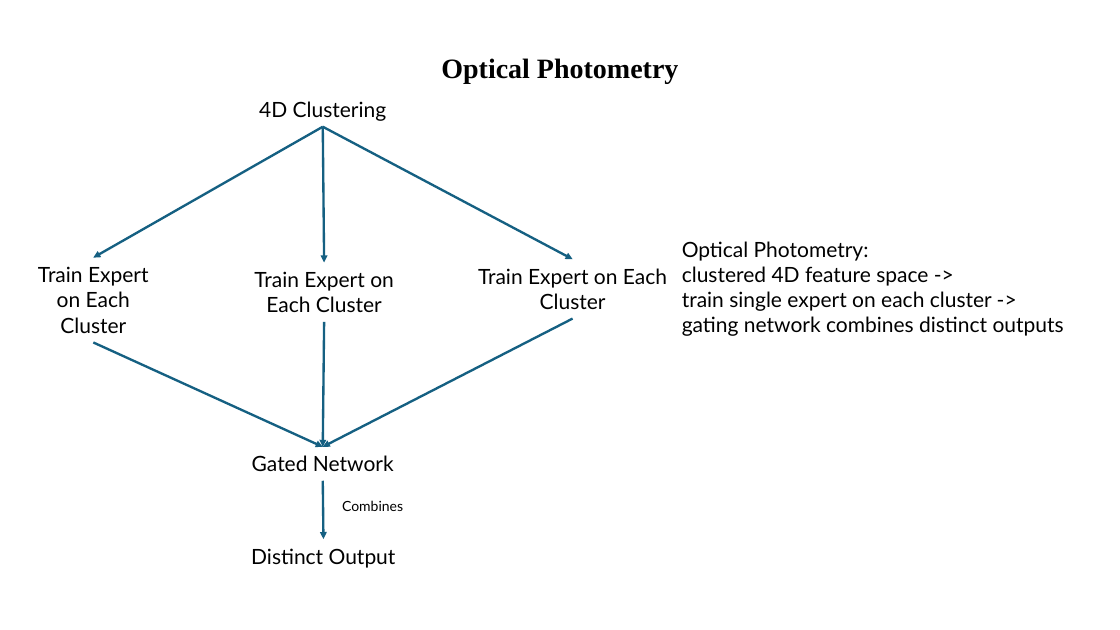
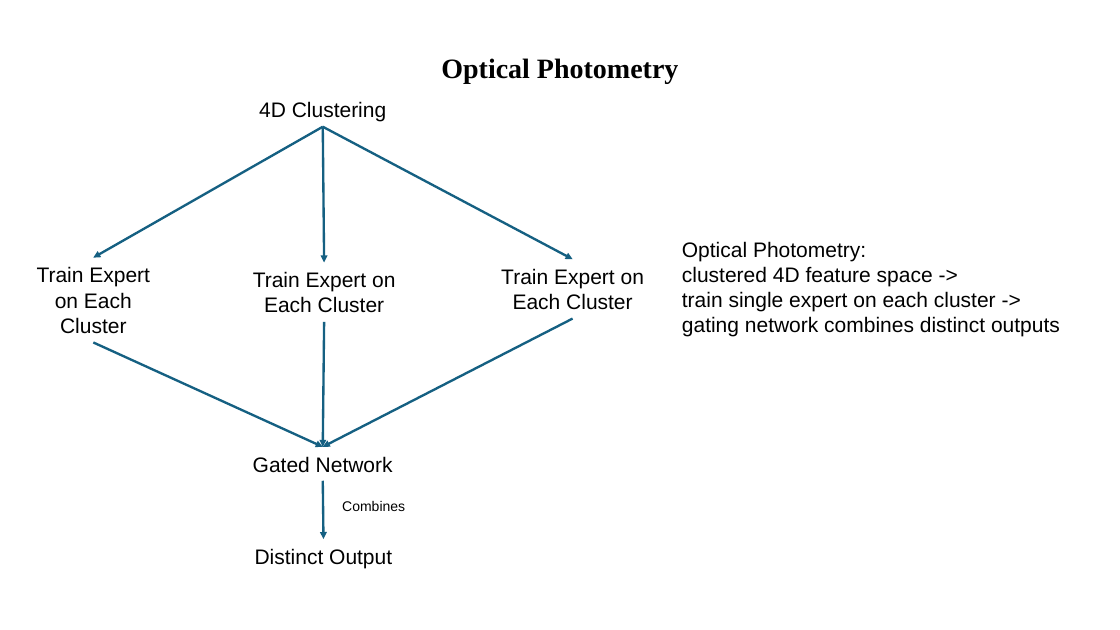
Before and after one commit to Tazering/Research, a slide deck: slide 4 of fox_multimessenger-astronomy/documentation/Model Architectures.pptx. Drawn at 1120x630 pixels with LibreOffice and Linux fonts; fonts in the diff are those of the drawing. Boxes give left, top, right and bottom in pixels: in the first picture for what was removed or moved away, otherwise in the second. Text is boxed around its words. In the diff, an @@ line names an element or a change of style, - is before the commit and + after.

```diff
--- a/fox_multimessenger-astronomy/documentation/Model Architectures.pptx
+++ b/fox_multimessenger-astronomy/documentation/Model Architectures.pptx
@@ font Lato to Arial in 8 elements at [259, 101, 386, 122], [37, 266, 150, 334], [255, 548, 392, 568], [253, 271, 395, 313], [501, 268, 644, 310], [253, 456, 393, 473], [342, 501, 405, 511], [682, 241, 1060, 337] @@
```
Also in this commit, not shown: 5 other slides changed, 5 slides added, 4 other files.
